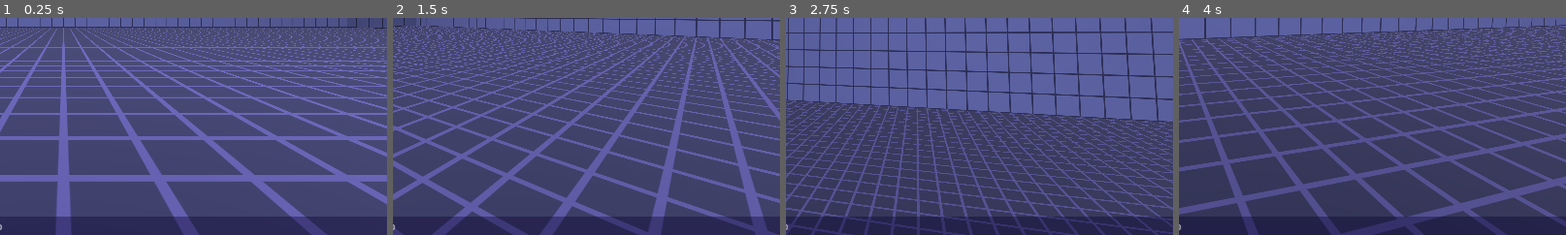
Above: before the commit, frames 1-4 (left to right).
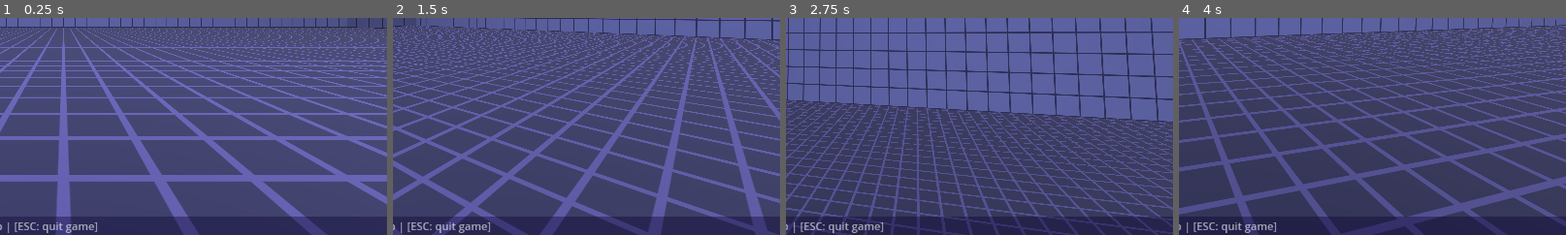
Above: after the commit, the same moments.

Repository: krhkt/godot-fps-controller-sample
Game: Godot game, scene res://test_stage.tscn
Two runs of this game, one before a commit and one after it. Both use one fixed random seed, a clock stepped at 60 frames per second and the inputs below.
Inputs (mouse positions are % of the whole screen's width and height, from its top left):
- Up to frame 1 (0.25 s): no input
- Up to frame 2 (1.5 s): tap Enter at 0.5 s; move the mouse to (55, 50) at 0.52 s; hold W (move_forward) from 0.53 s (still down); tap Shift (run) at 0.6 s; tap Space (jump) at 0.77, 0.8, 1.07, 1.35 s; move the mouse to (45, 50) at 1.27 s
- Up to frame 3 (2.75 s): keep holding W (move_forward); tap Space (jump) at 1.52, 1.82, 2.3 s; tap Shift (run) at 1.55 s; move the mouse to (52, 48) at 2.02 s; tap Down (look_down) at 2.1 s
- Up to frame 4 (4 s): keep holding W (move_forward); move the mouse to (49, 52) at 2.77 s; tap Left (look_left) at 2.85 s; tap Space (jump) at 3.02, 3.32, 3.77, 3.8 s; tap Shift (run) at 3.05 s; move the mouse to (57, 51) at 3.52 s; tap Right (look_right) at 3.6 s
The pictures show only the part of the screen within x 42-92%, y 50-100%; the shares and areas given below are measured in that part.

The runs differ from the first frame. In frame 1, 0.4% of the frame differs, in the area x 2-26%, y 94-100%; in frame 2, 0.4%; in frame 3, 0.4%; in frame 4, 0.4%.

Commit message:
Normalize state checks to can_enter_from method

Diff:
--- a/fps-states_and_input_source/states/fall_state.gd
+++ b/fps-states_and_input_source/states/fall_state.gd
@@ -12,12 +12,8 @@
 	player.process_vertical_movement(delta)
 	player.move_and_slide()
 
-	if not player.is_on_floor():
-		return
+	if not player.is_on_floor(): return
 
-	elif not player.velocity:
-		state_machine.change_to_idle()
-	elif input_source.is_run_pressed:
-		state_machine.change_to_running()
-	else:
-		state_machine.change_to_walk()
+	if state_machine.change_to_idle(): return
+	if state_machine.change_to_running(): return
+	if state_machine.change_to_walk(): return
--- a/fps-states_and_input_source/states/idle_state.gd
+++ b/fps-states_and_input_source/states/idle_state.gd
@@ -9,18 +9,7 @@
 func state_physics_process(_delta: float) -> void:
 	player.process_look_around()
 
-	if not player.is_on_floor():
-		state_machine.change_to_fall()
-		return
-
-	if player.tried_to_jump():
-		state_machine.change_to_jump()
-		return
-
-	if not input_source.has_movement_input():
-		return
-
-	if input_source.is_run_pressed:
-		state_machine.change_to_running()
-	else:
-		state_machine.change_to_walk()
+	if state_machine.change_to_fall(): return
+	if state_machine.change_to_jump(): return
+	if state_machine.change_to_running(): return
+	if state_machine.change_to_walk(): return
--- a/fps-states_and_input_source/states/jump_state.gd
+++ b/fps-states_and_input_source/states/jump_state.gd
@@ -23,12 +23,8 @@
 		state_machine.change_to_fall()
 		return
 
-	if not player.is_on_floor():
-		return
+	if not player.is_on_floor(): return
 
-	elif not player.velocity:
-		state_machine.change_to_idle()
-	elif input_source.is_run_pressed:
-		state_machine.change_to_running()
-	else:
-		state_machine.change_to_walk()
+	if state_machine.change_to_idle(): return
+	if state_machine.change_to_running(): return
+	if state_machine.change_to_walk(): return
--- a/fps-states_and_input_source/test_stage.tscn
+++ b/fps-states_and_input_source/test_stage.tscn
@@ -338,14 +338,14 @@
 unique_name_in_owner = true
 visible = false
 layout_mode = 2
-text = "RightStick: movement | LeftStick: camera | LB: run | RB: jump"
+text = "RightStick: movement | LeftStick: camera | LB: run | RB: jump | [START: quit game]"
 label_settings = SubResource("LabelSettings_n2wb3")
 
 [node name="KbMouseSchemeLabel" type="Label" parent="CanvasLayer/Controls/PanelContainer/MarginContainer/HBoxContainer"]
 unique_name_in_owner = true
 visible = false
 layout_mode = 2
-text = "WASD: movement | Mouse: camera | Shift: run | Space:  jump"
+text = "WASD: movement | Mouse: camera | Shift: run | Space:  jump | [ESC: quit game]"
 label_settings = SubResource("LabelSettings_n2wb3")
 
 [node name="VSeparator" type="VSeparator" parent="CanvasLayer/Controls/PanelContainer/MarginContainer/HBoxContainer"]
